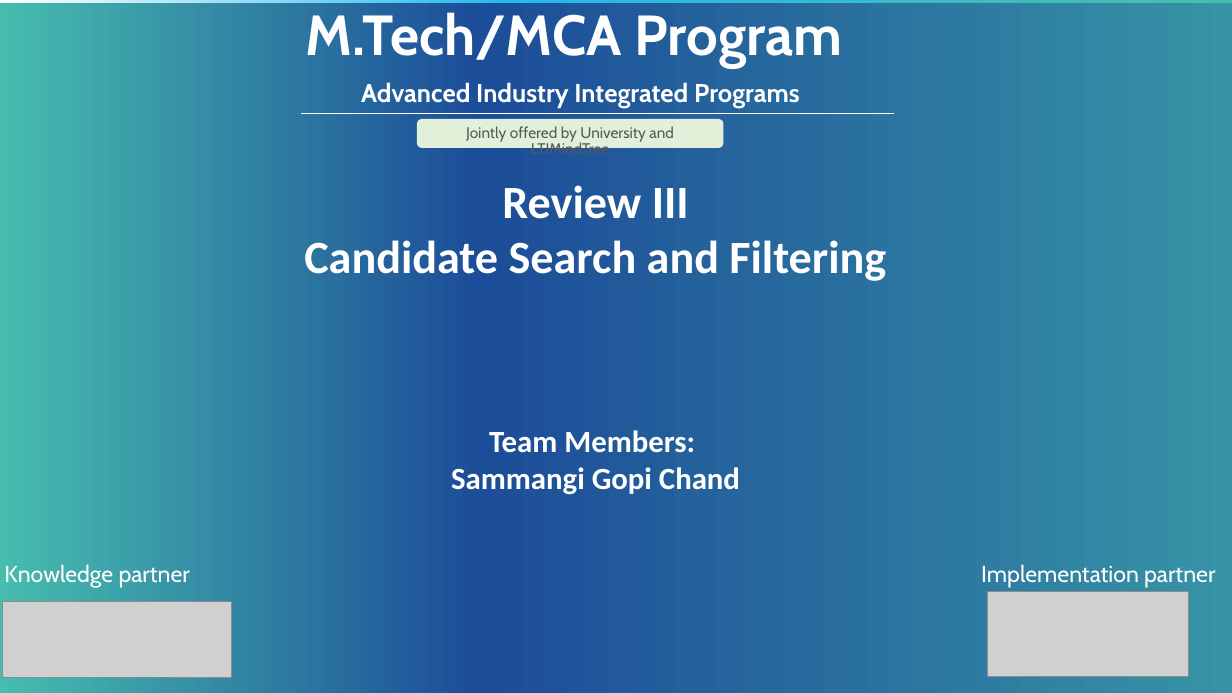
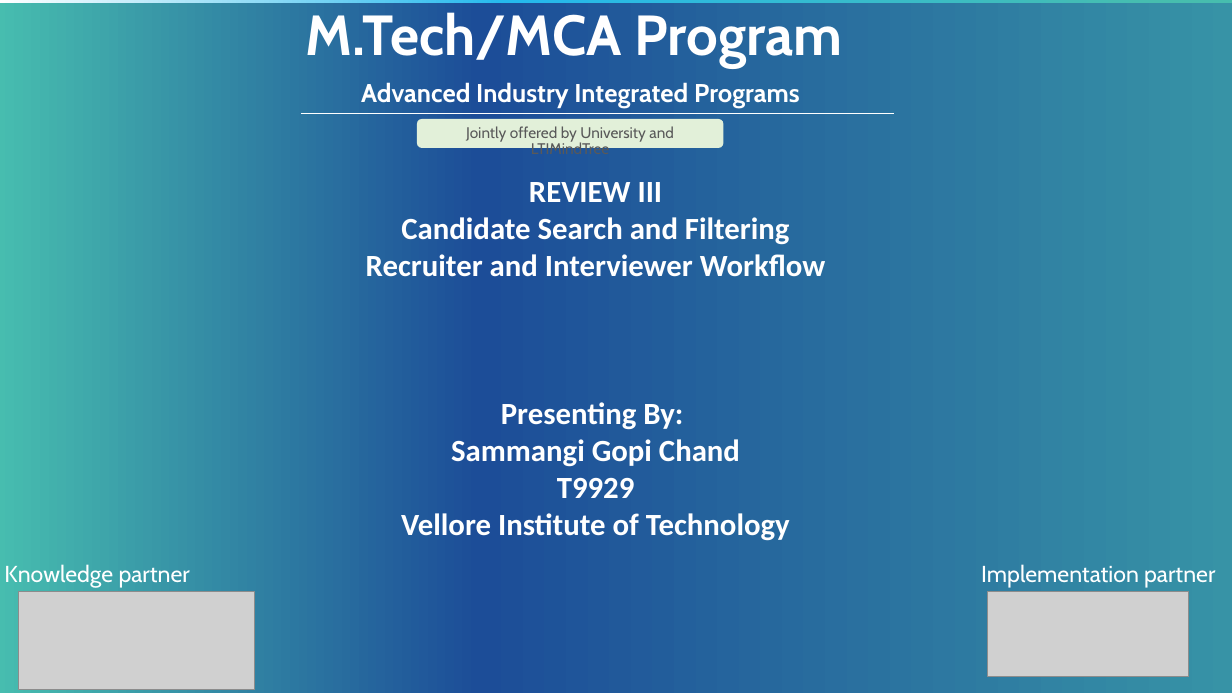
Before and after one commit to sammangigopichand/Candidate-Search-and-Filtering-using-Agentic-AI, a slide deck: slide 1 of Sammangi Gopi Chand_T9929_Review 3.pptx. Drawn at 1232x693 pixels with LibreOffice and Linux fonts; fonts in the diff are those of the drawing; grey boxes stand for pictures; background and template pictures are left out. Boxes give left, top, right and bottom in pixels: in the first picture for what was removed or moved away, otherwise in the second. Text is boxed around its words. In the diff, an @@ line names an element or a change of style, - is before the commit and + after.

Commit message:
Present1

```diff
--- a/Sammangi Gopi Chand_T9929_Review 3.pptx
+++ b/Sammangi Gopi Chand_T9929_Review 3.pptx
@@ text at box(529, 182, 663, 202): text changed; size 36 to 24 pt @@
-Review III
+REVIEW III
@@ text at box(401, 217, 790, 245): size 36 to 24 pt in "Candidate Search and Filtering" @@
@@ text at box(366, 254, 825, 430): text changed @@
-Team Members:
+Recruiter and Interviewer Workflow
+Presenting By:
@@ text at box(401, 478, 790, 541): paragraphs added @@
+T9929
+Vellore Institute of Technology
@@ picture: place and size @@
-picture at box(3, 602, 232, 677)
+picture at box(18, 592, 255, 690)
```
Also in this commit, not shown: 9 other slides changed, 10 slides added, 1 slide removed, 2 other files.
